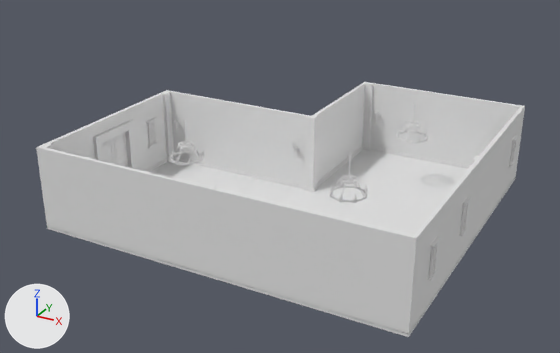
The FBX model Assets/Models/Environment/IndoorModels/Room_Base.fbx, before and after one commit.
One viewpoint serves both versions: a 50 mm lens placed at (10.73, -19.62, 10.74), pointed at (0.08, -0.26, 1.06). The lights are fixed; the arrows at lower left show +X, +Y and +Z. Materials are left out; every surface is plain grey. Where no turn or scale is listed for an object, it has been applied to the vertices.

Script lines for the objects in view, before the commit:
```python
me_mesh = bpy.data.meshes.new('Mesh')
me_mesh.from_pydata(...)  # 40 vertices, 36 faces; spans x -5.44..6.02, y -4.76..5.8, z -0.05..2.54
# faces by material slot: [18, 18]
me_mesh.materials.append(mat_floor_border1)
me_mesh.materials.append(mat_walls1)
me_mesh_001 = bpy.data.meshes.new('Mesh.001')
me_mesh_001.from_pydata(...)  # 16 vertices, 14 faces; spans x -569.0..576.0, y -5.0..5.0, z -495.0..561.0
me_mesh_001.materials.append(mat_floor1)
me_mesh_019 = bpy.data.meshes.new('Mesh.019')
me_mesh_019.from_pydata(...)  # 17 vertices, 13 faces; spans x -0.15..0.15, y -0.15..0.15, z -1.28..1.26
me_mesh_019.materials.append(mat_floor_border1)
me_mesh_124 = bpy.data.meshes.new('Mesh.124')
me_mesh_124.from_pydata(...)  # 24 vertices, 22 faces; spans x -0.18..0.18, y -0.92..0.92, z -1.27..0.87
me_mesh_124.materials.append(mat_floor_border1)
ob_door_border = bpy.data.objects.new('door_border', me_mesh_124)
ob_door_border.location = (-5.38, -1.63, 1.27)
ob_floor = bpy.data.objects.new('floor', me_mesh_001)
ob_floor.parent = ob_base_room
ob_floor.location = (25.33, -4.831, -85.26)
ob_pcube67 = bpy.data.objects.new('pCube67', me_mesh_019)
ob_pcube67.location = (0.3, 1.46, 1.28)
ob_walls = bpy.data.objects.new('walls', me_mesh)
ob_walls.location = (0.0, 0.0, 0.0)
# also in view: 'Chndelier_Steel_Geo.001' at (3.07, -1.8, 2.36); 'polySurface163' at (0.28, 0.53, 0.04); 'pCube63' at (-5.28, 1.25, 1.27); 'pCube59' at (0.5, 5.64, 1.27)
```
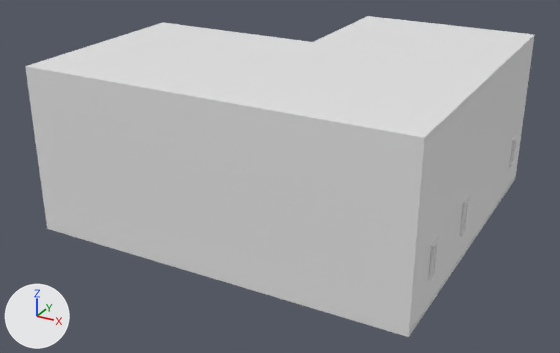
What differs and where, as boxes [x1, y1, x2, y2] in the pictures (560 x 353 px; the box of a moved part takes in the faces that stretch with it):
'walls', reshaped (17% taller): before [36, 82, 525, 334]; after [26, 38, 534, 334]
'ceiling', added: after [25, 16, 534, 142]
'floor', mesh turned: before [47, 150, 516, 337]; after [47, 177, 516, 337]
part 2 of me_mesh_019, moved or reshaped (not visible afterwards): before [305, 115, 318, 188]
part 3 of me_mesh_001, moved or reshaped: before [63, 150, 468, 337]; after [25, 16, 534, 142]
'polySurface163', unchanged, covered by the edit: before [144, 146, 470, 189]
'door_border', unchanged, covered by the edit: before [93, 120, 137, 169]

Edits to the bpy script that builds the scene:
```text
Change me_mesh_019:
    used by ob_pcube67; location = (0.3, 1.46, 1.28)
    remove me_mesh_019.from_pydata(...)  # 17 vertices, 13 faces; spans x -0.15..0.15, y -0.15..0.15, z -1.28..1.26
    add me_mesh_019.from_pydata(...)  # 16 vertices, 12 faces; spans x -0.15..0.15, y -0.15..0.15, z -1.28..3.56
    me_mesh_019 part 2
    9 vertices are removed from x -0.15..0.15, y -0.15..0.15, z -1.28..1.26
    10 faces are deleted
    1 vertex is added at (0.0, 0.0, 3.56)
    7 new vertices lie (0.0, 0.0, 4.84) away from vertices in x -0.15..0.15, y -0.15..0.15, z -1.28
    9 new faces join them
Change me_mesh:
    where me_mesh.from_pydata(...)  # 40 vertices, 36 faces; spans x -5.44..6.02, y -4.76..5.8, z -0.05..2.54
    used by ob_walls; location = (0.0, 0.0, 0.0)
    me_mesh part 1: all 16 vertices in x -5.44..6.02, y -4.76..5.8, z 2.54 are moved by (0.0, 0.0, 2.3)
Change me_mesh_001:
    where me_mesh_001.from_pydata(...)  # 16 vertices, 14 faces; spans x -569.0..576.0, y -5.0..5.0, z -495.0..561.0
    used by ob_floor; parent = ob_base_room; location = (25.33, -4.831, -85.26)
    me_mesh_001 part 3: the whole mesh is turned 90 degrees about the x axis through the mesh origin and scaled by 0.01
Add ob_ceiling:
    ob_ceiling = bpy.data.objects.new('ceiling', me_mesh_001)
    ob_ceiling.location = (0.25, 0.85, 4.88)
```
